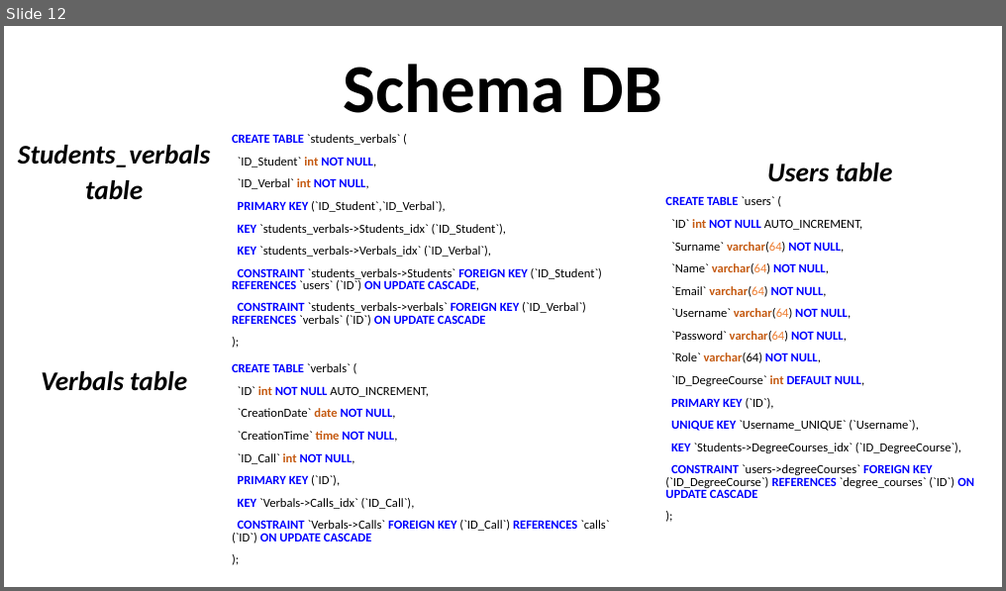
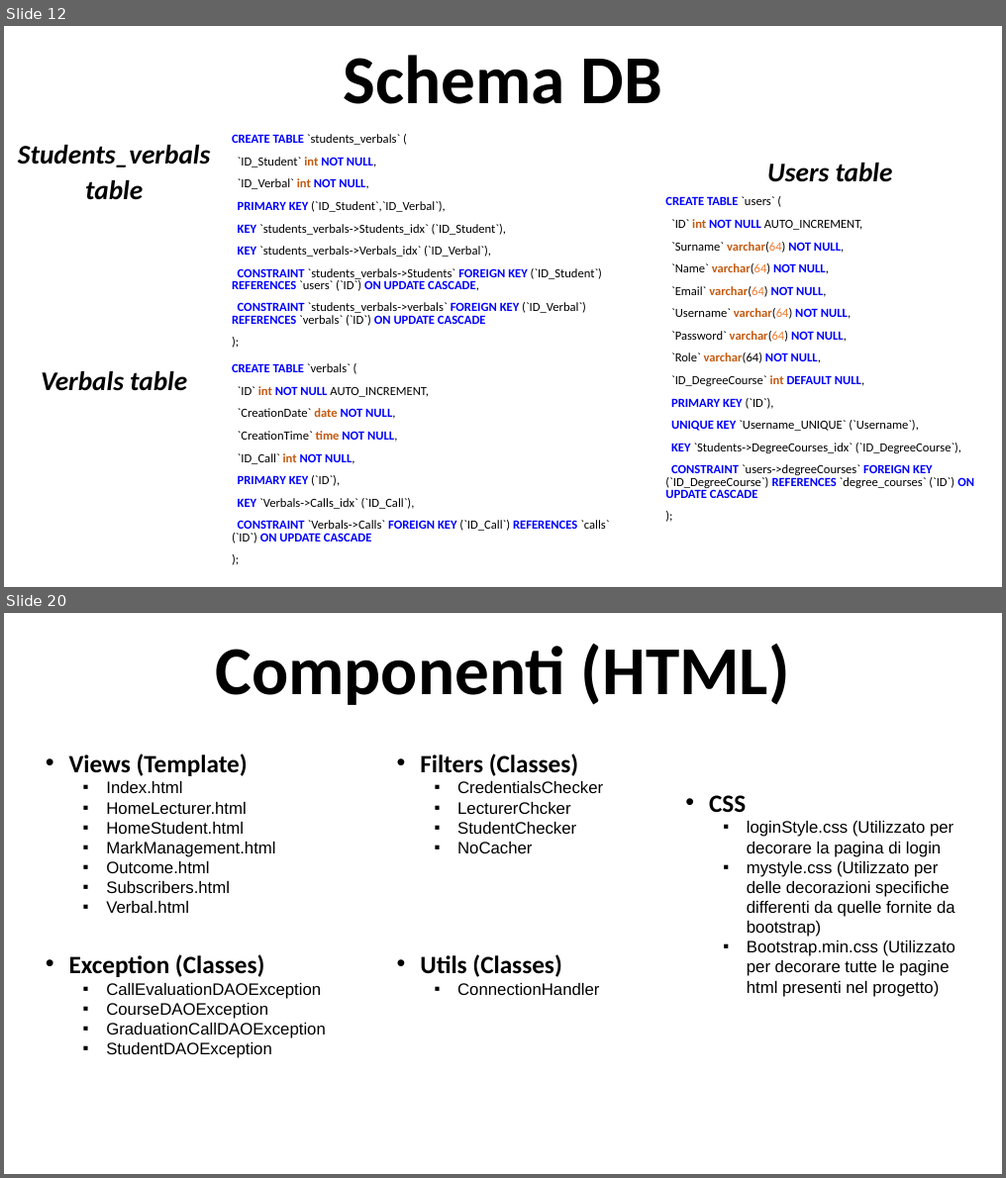
Before and after one commit to LucaTosetti01/ProgettoTIW, a slide deck: PresentazioneProgetto.pptx. Shown one above the other, each under a label of ours: slide 12 before the commit, slides 12 and 20 after it; the slides between them are not shown. The pictures are 1006x591 and 1006x1178 pixels, drawn with LibreOffice and Linux fonts; fonts in the diff are those of the drawing. Boxes give left, top, right and bottom in pixels: in the first picture for what was removed or moved away, otherwise in the second. Text is boxed around its words. In the diff, an @@ line names an element or a change of style, - is before the commit and + after.

Commit message:
Continuo presentazione progetto
Continuata la presentazione del progetto e aggiunto al progetto i vari file .drawio dei vari sequence diagrams, assieme alle loro immagini in formato .svg e .png

```diff
--- a/PresentazioneProgetto.pptx
+++ b/PresentazioneProgetto.pptx
@@ slide 20 added at (4,613,1002,1174), background #FFFFFF @@
@@ title added at (216,643,790,705), 66 pt, text #000000, bold @@
+Componenti (HTML)
@@ text added at (69,754,275,913), 16 pt, text #000000 @@
+• Views (Template)
+  ▪ Index.html
+  ▪ HomeLecturer.html
+  ▪ HomeStudent.html
+  ▪ MarkManagement.html
+  ▪ Outcome.html
+  ▪ Subscribers.html
+  ▪ Verbal.html
@@ text added at (420,754,603,854), 16 pt, text #000000 @@
+• Filters (Classes)
+  ▪ CredentialsChecker
+  ▪ LecturerChcker
+  ▪ StudentChecker
+  ▪ NoCacher
@@ text added at (709,795,955,997), 16 pt, text #000000 @@
+• CSS
+  ▪ loginStyle.css (Utilizzato per decorare la pagina di login
+  ▪ mystyle.css (Utilizzato per delle decorazioni specifiche differenti da quelle fornite da bootstrap)
+  ▪ Bootstrap.min.css (Utilizzato per decorare tutte le pagine html presenti nel progetto)
@@ text added at (69,955,326,1059), 16 pt, text #000000 @@
+• Exception (Classes)
+  ▪ CallEvaluationDAOException
+  ▪ CourseDAOException
+  ▪ GraduationCallDAOException
+  ▪ StudentDAOException
@@ text added at (420,955,599,995), 16 pt, text #000000 @@
+• Utils (Classes)
+  ▪ ConnectionHandler
@@ slide 12 changed as well @@
@@ text "Schema DB": place and size @@
-text "Schema DB" at (344,64,661,113)
+text "Schema DB" at (344,55,661,104)
```
Also in this commit, not shown: 6 other slides changed, 15 other slides added, 4 slides removed, 28 other files.
